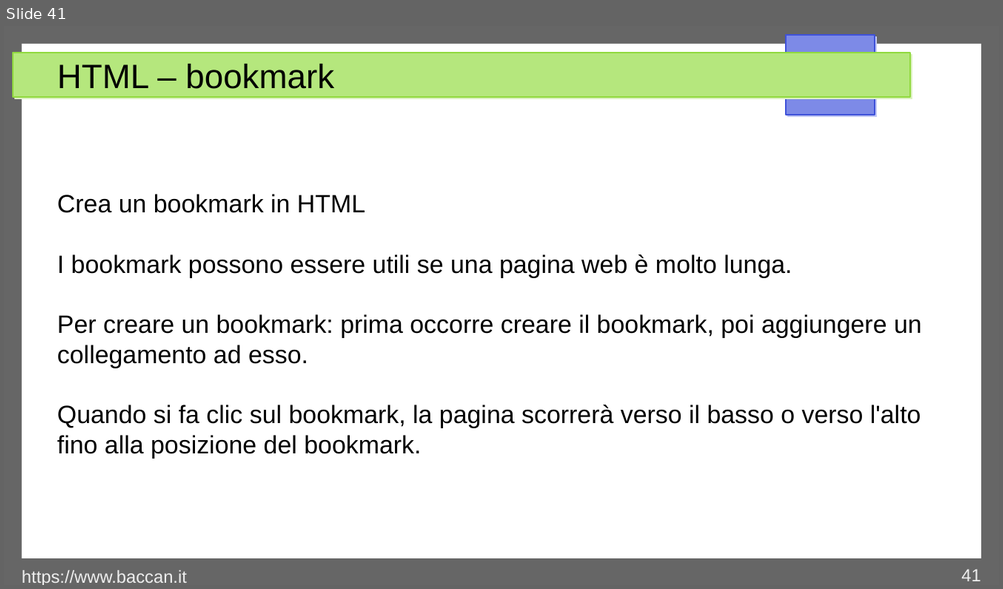
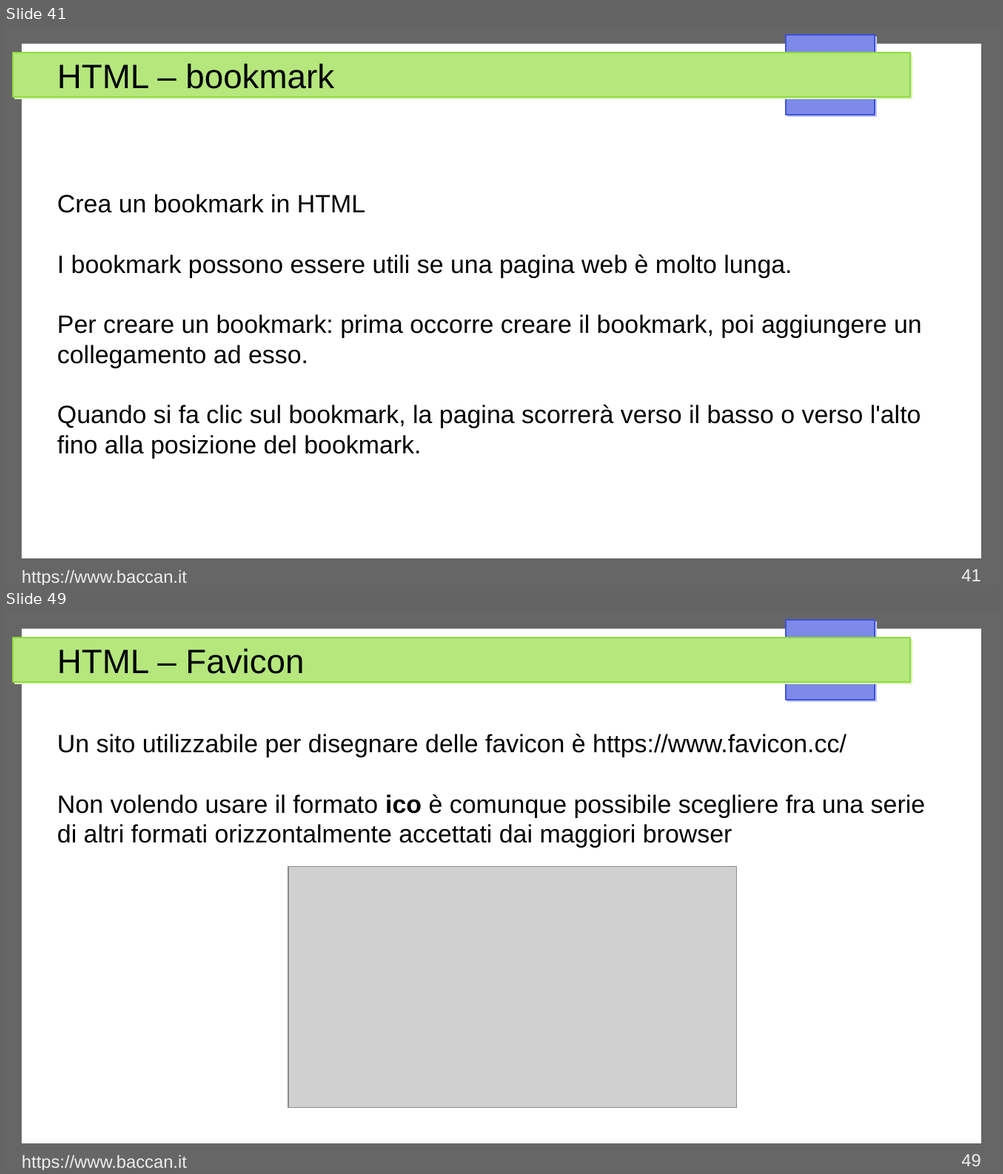
Before and after one commit to matteobaccan/CorsoHTML, a slide deck: Chapter_html.odp. Shown one above the other, each under a label of ours: slide 41 before the commit, slides 41 and 49 after it; the slides between them are not shown. The pictures are 1003x589 and 1003x1174 pixels, drawn with LibreOffice and Linux fonts; fonts in the diff are those of the drawing; grey boxes stand for pictures. Boxes give left, top, right and bottom in pixels: in the first picture for what was removed or moved away, otherwise in the second. Text is boxed around its words. In the diff, an @@ line names an element or a change of style, - is before the commit and + after.

```diff
--- a/Chapter_html.odp
+++ b/Chapter_html.odp
@@ slide 49 added at (4, 611, 999, 1170), background #FFFFFF; not listed: 4 template elements that a slide beside it also shows @@
@@ title added at (57, 649, 304, 674), 27 pt, text #000000 @@
+HTML – Favicon
@@ text added at (57, 734, 925, 848), 20 pt, text #000000 @@
+Un sito utilizzabile per disegnare delle favicon è https://www.favicon.cc/
+Non volendo usare il formato ico è comunque possibile scegliere fra una serie di altri formati orizzontalmente accettati dai maggiori browser
@@ picture added at (288, 866, 737, 1108) @@
@@ text added at (22, 1156, 187, 1170), 14 pt, text #EEEEEE @@
+https://www.baccan.it
@@ page number added at (961, 1154, 980, 1167), 14 pt, text #EEEEEE @@
+49
```
Also in this commit, not shown: 5 slides changed, 10 other slides added, 11 other files.
